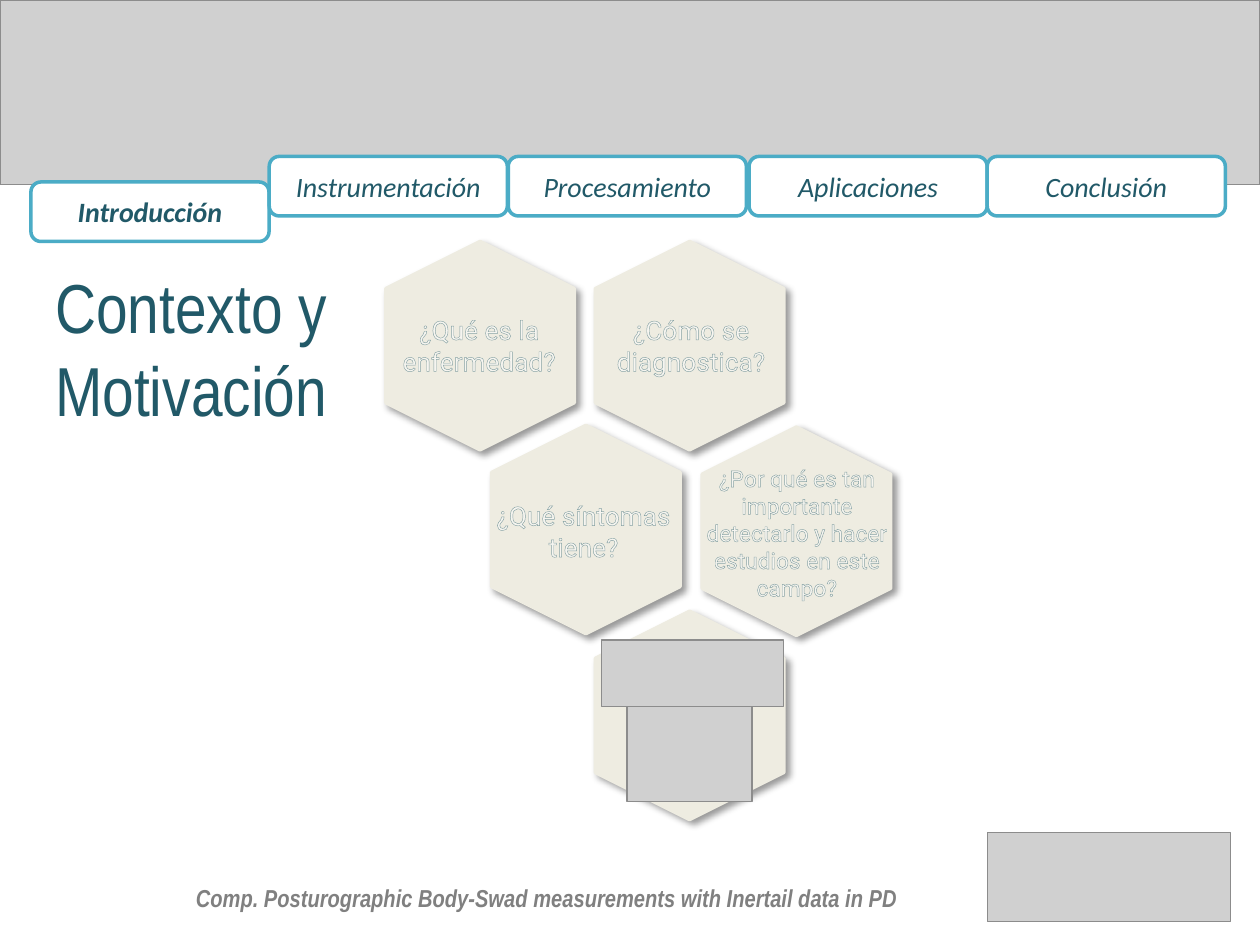
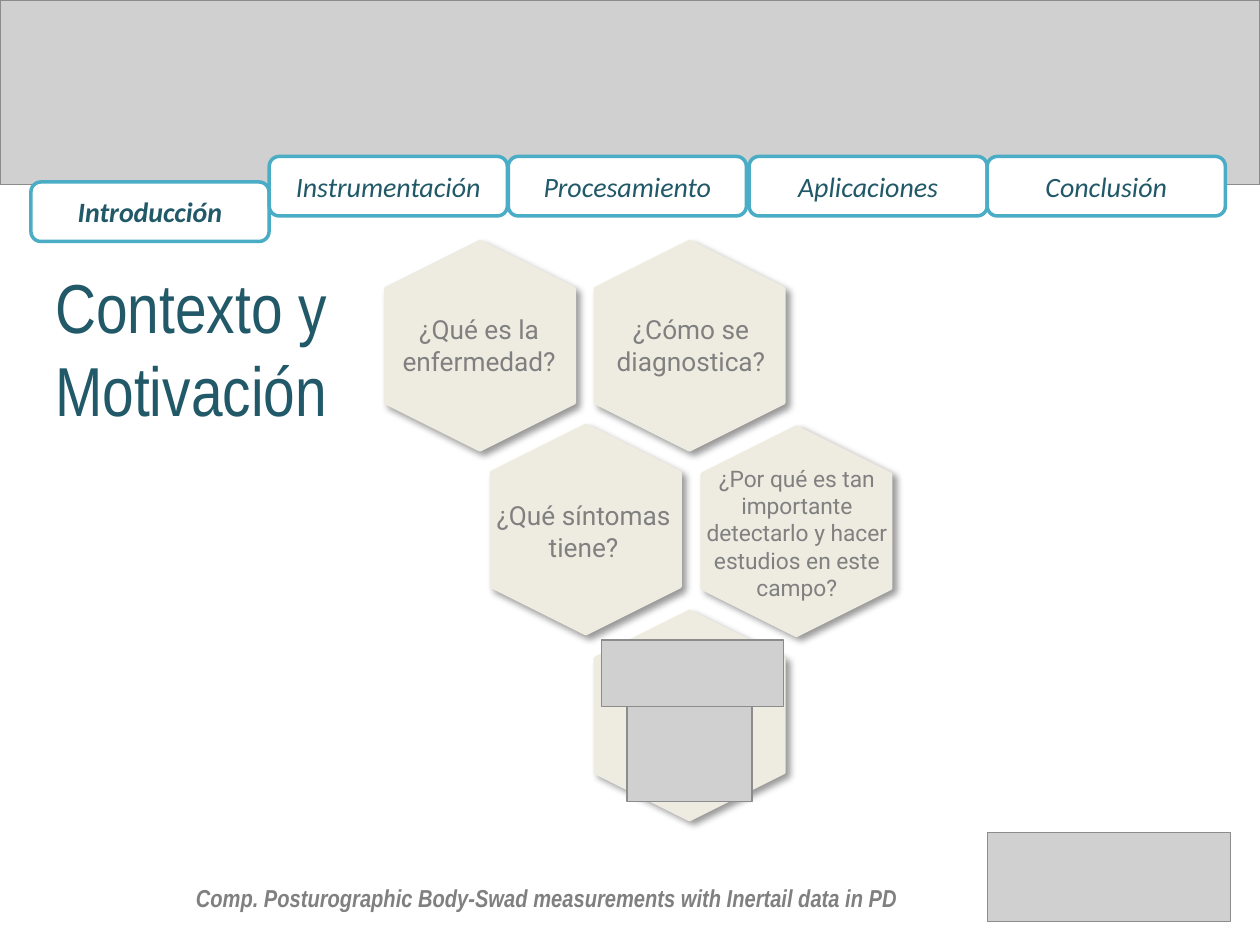
Before and after one commit to aolivares/APA, a slide deck: slide 3 of Documents/Project report Vero/Presentation/Presentation_V2.pptx. Drawn at 1260x945 pixels with LibreOffice and Linux fonts; fonts in the diff are those of the drawing; grey boxes stand for pictures. Boxes give left, top, right and bottom in pixels: in the first picture for what was removed or moved away, otherwise in the second. Text is boxed around its words. In the diff, an @@ line names an element or a change of style, - is before the commit and + after.

```diff
--- a/Documents/Project report Vero/Presentation/Presentation_V2.pptx
+++ b/Documents/Project report Vero/Presentation/Presentation_V2.pptx
@@ text colour #FFFFFF to #808080 in 4 elements at [403,319,556,371], [617,319,765,377], [497,505,671,557], [707,470,887,601] @@
```
Also in this commit, not shown: 5 other slides changed.
